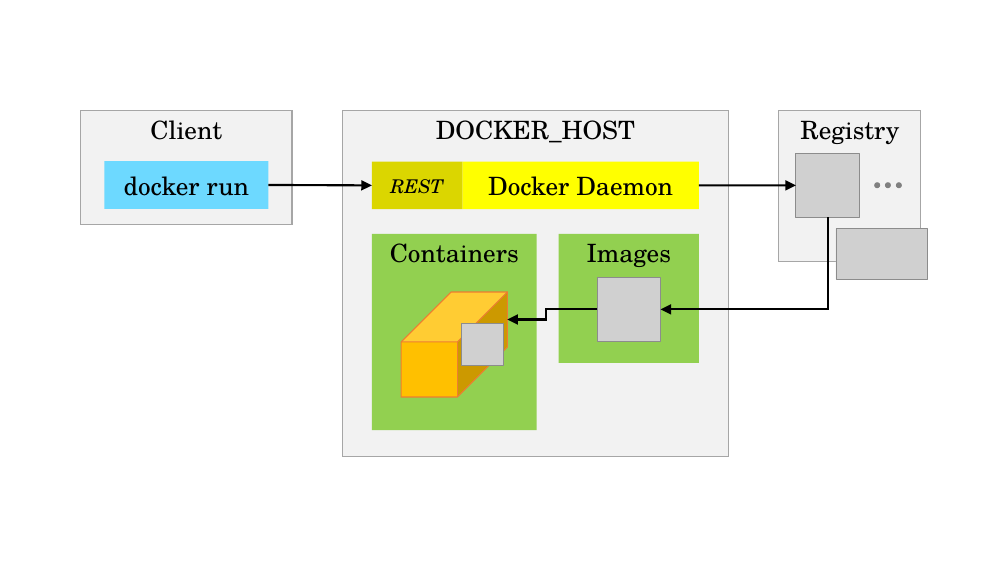
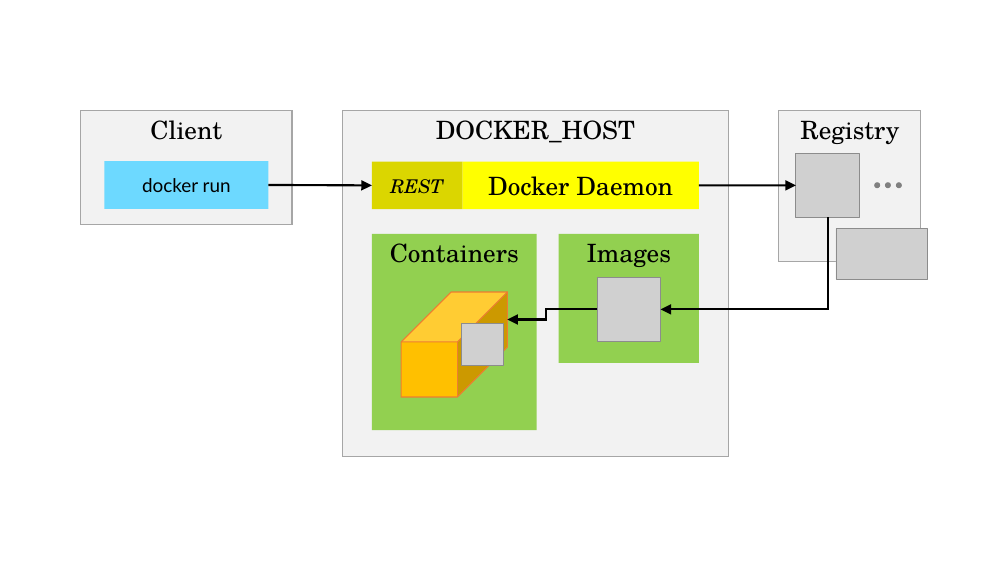
Before and after one commit to bemayr/sebsc-ba, a slide deck: slide 7 of images/graphics.pptx. Drawn at 1008x567 pixels with LibreOffice and Linux fonts; fonts in the diff are those of the drawing; grey boxes stand for pictures. Boxes give left, top, right and bottom in pixels: in the first picture for what was removed or moved away, otherwise in the second. Text is boxed around its words. In the diff, an @@ line names an element or a change of style, - is before the commit and + after.

```diff
--- a/images/graphics.pptx
+++ b/images/graphics.pptx
@@ rectangle "docker run" at <box>104,161,268,209</box>: size 24 to 18 pt, font TeX Gyre Schola to Lato @@
```
Also in this commit, not shown: 5 other files.
